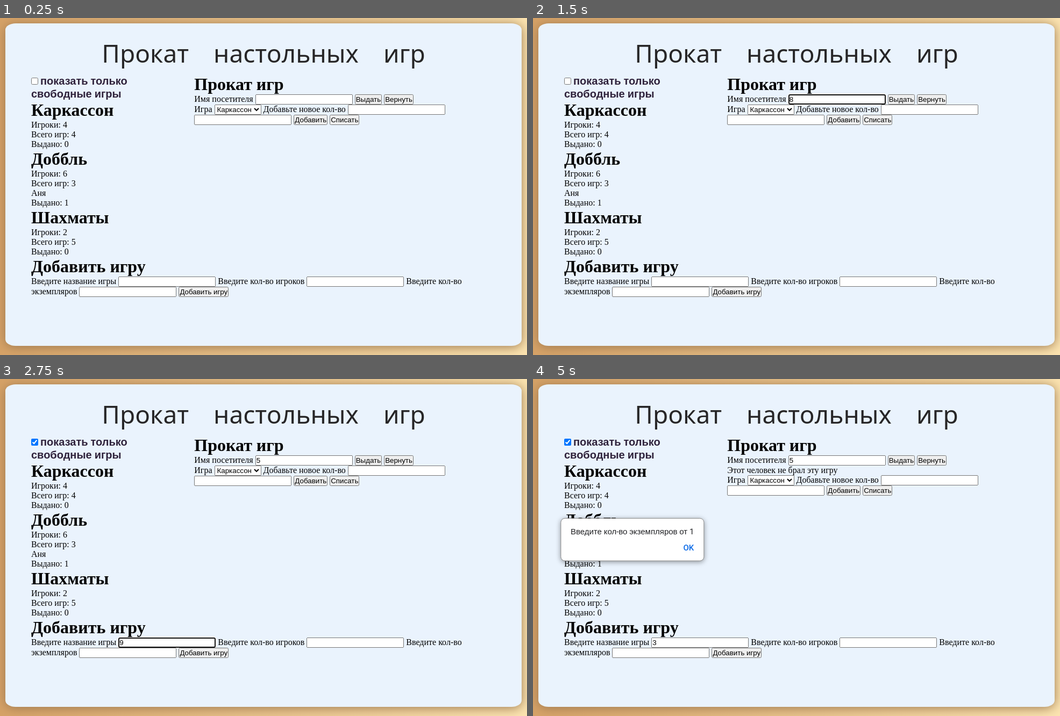
Above: before the commit, frames 1-4 (two rows, left to right).
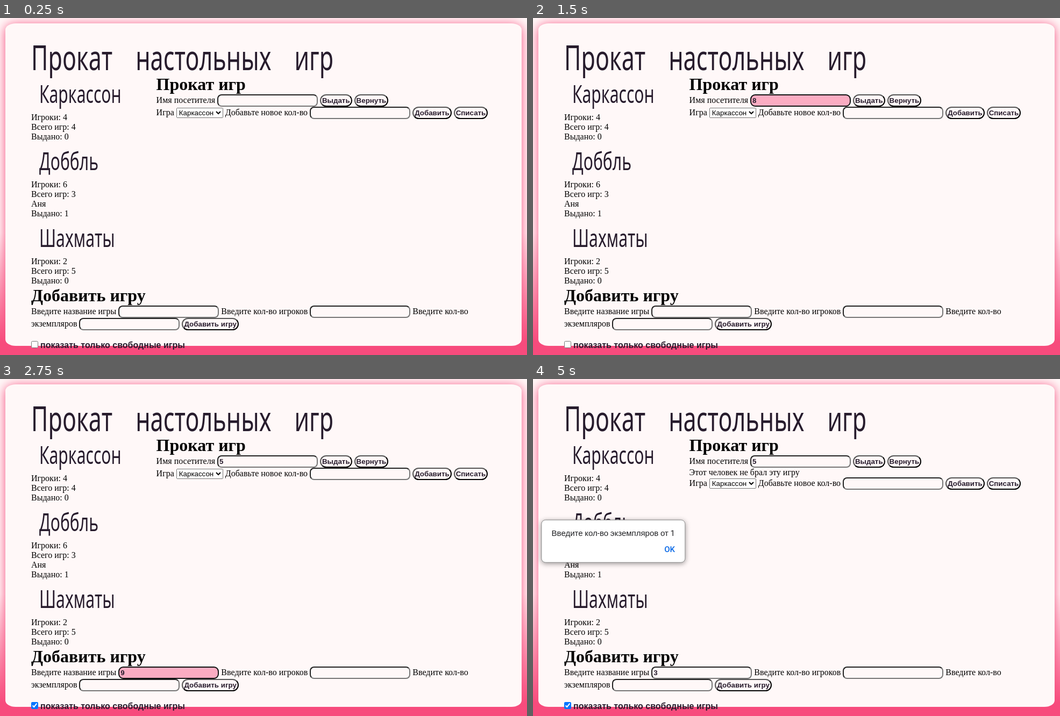
Above: after the commit, the same moments.

Repository: feltonkalt/Js-board-games
Game: browser game, page index.html
Same seed, same stepped clock (60 frames per second), same inputs: the game is played once before the commit and once after it. When the page shows a pop-up message, it is drawn as a white box for half a second while everything else waits; a line starting with > is the answer the replay typed.
Inputs (mouse positions are in pixels of both pictures, inside the frame that each line leads up to; where the layout moved, square brackets give the same spot in the first picture):
- Up to frame 1 (0.25 s): no input
- Up to frame 2 (1.5 s): click (801, 102) [838, 98] at 1.27 s; type "8" at 1.27 s; tap Enter at 1.3 s
- Up to frame 3 (2.75 s): click (268, 463) [305, 459] at 1.87 s; type "5" at 1.87 s; tap Enter at 1.9, 2.5 s; click (36, 705) [36, 443] at 2.02 s; click (168, 672) [168, 641] at 2.47 s; type "9" at 2.47 s
- Up to frame 4 (5 s): click (701, 672) [701, 641] at 3.07 s; type "6" at 3.07 s; tap Enter at 3.1, 3.7 s; click (701, 672) [701, 641] at 3.67 s; type "3" at 3.67 s; click "Вернуть" at 4.27 s; click "Списать" at 4.52 s; click "Добавить игру" at 4.87 s

The runs differ from the first frame. In frame 1, 15% of the frame differs, in the area x 0-100%, y 0-100%; in frame 2, 16%; in frame 3, 16%; in frame 4, 17%.

Commit message:
complete

Diff:
--- a/index.css
+++ b/index.css
@@ -1,5 +1,5 @@
 body {
-    background: linear-gradient(90deg, rgb(210, 155, 95) 0%, rgb(255, 235, 185) 100%);
+    background: linear-gradient(180deg, rgb(255, 248, 248) 62%, rgb(247, 76, 125) 89%);
     min-height: 100vh;
     height: 100%;
     display: grid;
@@ -7,9 +7,10 @@
     grid-template-rows: 10% auto 10%;
 }
 
+
 .press-start-2p-regular {
     font-family: "Press Start 2P", system-ui;
-    font-weight: 400;
+    font-weight: 100;
     font-style: normal;
 }
 
@@ -20,7 +21,7 @@
 }
 
 .container {
-    background-color: rgb(234, 243, 253);
+    background-color: rgb(255, 248, 248);
     grid-row: 2;
     grid-column: 2;
     border-radius: 2%;
@@ -28,7 +29,7 @@
     grid-template-columns: 5% 90% 5%;
     display: grid;
     height: auto;
-    box-shadow: 0px 2px 20px rgb(156, 119, 78);
+    box-shadow: 0px 2px 20px rgb(247, 76, 125);
 }
 
 .all {
@@ -38,31 +39,36 @@
 }
 
 .zag {
-    font-family: "Press Start 2P", system-ui;
-    font-weight: 400;
-    font-style: normal;
-    font-size: 46px;
+    font-size: 43px;
     margin-bottom: 15px;
     height: 50px;
     display: flex;
     align-items: center;
     justify-content: center;
-    color: rgb(39, 38, 39);
+    color: rgb(39, 28, 45);
+    display: inline-block;
+    transform-origin: center;
+    transform: scaleY(1.5);
+    font-family: "Press Start 2P", system-ui;
+    font-weight: 400;
+    font-style: normal;
+
 }
 
 .ptoct {}
 
 .freeGame {
-    font-family: "Roboto", sans-serif;
+    font-family: "Comfortaa", sans-serif;
     font-optical-sizing: auto;
     font-weight: 700;
     font-style: normal;
-    font-variation-settings:
-        "wdth" 100;
-    font-size: 20px;
-    color: rgb(47, 34, 59);
-    margin-bottom: 30px;
+    color: rgb(39, 28, 45);
 }
+
+#freeGame {
+    margin-top: 20px;
+}
+
 
 .Procat {
     grid-column: 2;
@@ -72,11 +78,58 @@
 ul {
     list-style-type: none;
 }
-.divProcat{
+
+.divProcat {
     display: flex;
     flex-direction: row;
     gap: 50px;
 }
-.add{
+
+.add {}
+
+.title {
+    color: rgb(39, 28, 45);
+    display: inline-block;
+    transform-origin: center;
+    transform: scaleY(1.5);
+    font-family: "Press Start 2P", system-ui;
+    font-weight: 200;
+    font-style: normal;
+    font-size: 30px;
+    margin: 15px;
 
 }
+
+button {
+    font-family: "Comfortaa", sans-serif;
+    font-optical-sizing: auto;
+    font-weight: 700;
+    font-style: normal;
+    color: rgb(39, 28, 45);
+    border-radius: 18px;
+    height: auto;
+    width: auto;
+    padding: 2px;
+    background-color: rgb(255, 248, 248);
+}
+
+button:hover {
+    background-color: rgba(247, 76, 125, 0.651);
+}
+
+input {
+    font-family: "Comfortaa", sans-serif;
+    font-optical-sizing: auto;
+    font-weight: 700;
+    font-style: normal;
+    color: rgb(39, 28, 45);
+    border-radius: 8px;
+    height: auto;
+    width: auto;
+    padding: 2px;
+    background-color: rgb(255, 248, 248);
+}
+
+input:hover {
+    background-color: rgba(247, 76, 125, 0.445);
+}
--- a/index.html
+++ b/index.html
@@ -12,6 +12,9 @@
     <link
         href="https://fonts.googleapis.com/css2?family=Press+Start+2P&family=Roboto:ital,wght@0,700;1,700&display=swap"
         rel="stylesheet">
+        <link rel="preconnect" href="https://fonts.googleapis.com">
+        <link rel="preconnect" href="https://fonts.gstatic.com" crossorigin>
+        <link href="https://fonts.googleapis.com/css2?family=Comfortaa:wght@300..700&display=swap" rel="stylesheet">
 </head>
 
 <body>
@@ -20,8 +23,6 @@
             <h1 class="zag">Прокат настольных игр</h1>
             <div class="divProcat">
                 <div class="ptoct">
-                    <input type="checkbox" id='freeGame'>
-                    <label for="freeGame" class="freeGame"> показать только свободные игры</label>
                     <ul id="gameList"></ul>
                 </div>
                 <div class="Procat">
@@ -38,7 +39,6 @@
                     <input type="text" id="redactQuantity">
 
                     </label>
-                    <input type="text" id="redactQuantityMinus">
                     <button id="NewQuantity">Добавить</button>
                     <button id="NewQuantityMinus"> Списать</button>
                 </div>
@@ -57,6 +57,8 @@
             <div class="addQuantity">
                 <label for=""></label>
             </div>
+            <input type="checkbox" id='freeGame'>
+            <label for="freeGame" class="freeGame"> показать только свободные игры</label>
         </div>
     </div>
 
--- a/index.js
+++ b/index.js
@@ -6,20 +6,20 @@
 
 
 
-const borrowButton = document.getElementById('borrowButton');
-const returnButton = document.getElementById('returnButton');
-const gameSelect = document.getElementById('gameSelect');
-const gameList = document.getElementById('gameList');
-const borrowerName = document.getElementById('borrowerName');
-const message = document.getElementById('message');
-const freeGame = document.getElementById('freeGame');
-const NameGame = document.getElementById('NameGame');
-const PlayerGame = document.getElementById('PlayersGame');
-const addGame = document.getElementById('addGame');
-const QuantityGame = document.getElementById('QuantityGame');
-const redactQuantity = document.getElementById('redactQuantity');
-const newQuantity = document.getElementById('NewQuantity');
-const newQuantityMinus = document.getElementById('NewQuantityMinus')
+const borrowButton = document.getElementById('borrowButton'); //кнока выдать
+const returnButton = document.getElementById('returnButton');  // кнопка вернуть
+const gameSelect = document.getElementById('gameSelect'); // поле с выбранной игрой
+const gameList = document.getElementById('gameList'); // место под генерацию игр
+const borrowerName = document.getElementById('borrowerName'); // имя кому выдать инпут
+const message = document.getElementById('message'); // место для ошибки
+const freeGame = document.getElementById('freeGame'); // чекбокс для свободных игр
+const NameGame = document.getElementById('NameGame'); //имя для добавленной игры
+const PlayerGame = document.getElementById('PlayersGame'); // кол-во игроков в новой игре
+const addGame = document.getElementById('addGame');// кнопка добавить игру
+const QuantityGame = document.getElementById('QuantityGame'); // поле для ввода нового еол-ва игр
+const redactQuantity = document.getElementById('redactQuantity'); // поле для новго кол-ва уже игры
+const newQuantity = document.getElementById('NewQuantity'); // кнопка добавить новое кол-во
+const newQuantityMinus = document.getElementById('NewQuantityMinus') // кнопка списать кол-во
 
 
 renderGames();
@@ -44,6 +44,10 @@
         alert('Введите число от 1');
         return;
     }
+    if (redactQuantityVal > games[gameSelectVal].quantity) {
+        alert('Нельзя списать больше чем имеется');
+        return;
+    }
 
     games[gameSelectVal].quantity -= redactQuantityVal;
     renderGames()
@@ -58,7 +62,6 @@
         alert('Введите число от 1');
         return;
     }
-
     games[gameSelectVal].quantity += redactQuantityVal;
     renderGames()
 });
@@ -222,7 +225,7 @@
         games.push({
             title: NameGameVal,
             players: PlayerGameVal,
-            borrower: null,
+            borrower: '',
             quantity: QuantityGameVal,
         })
     }
